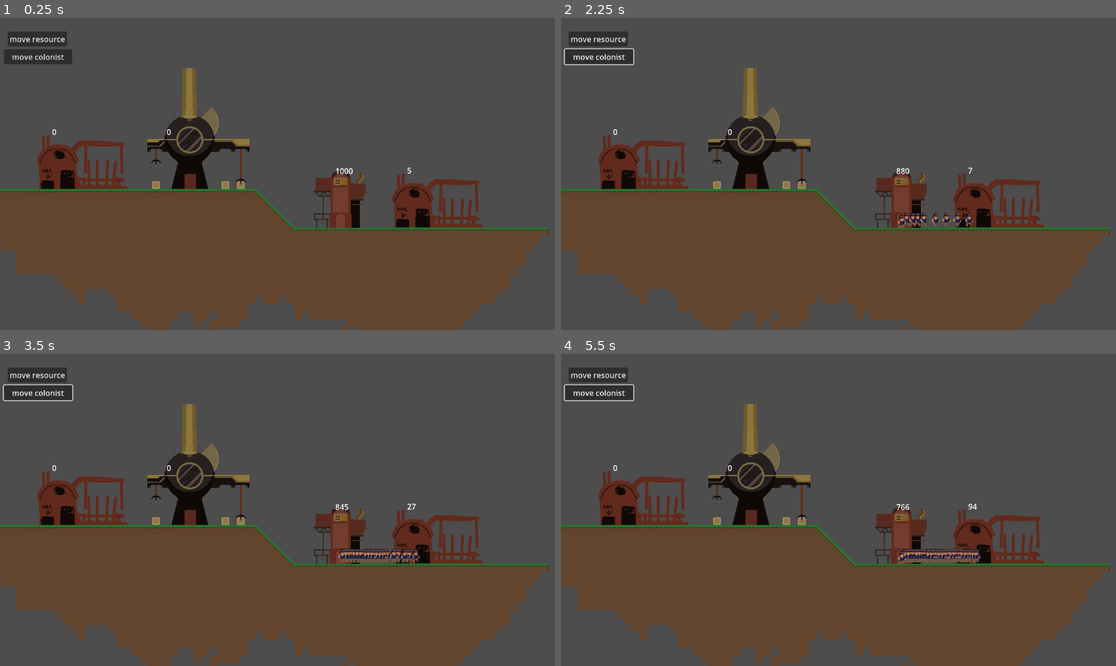
Above: before the commit, frames 1-4 (two rows, left to right).
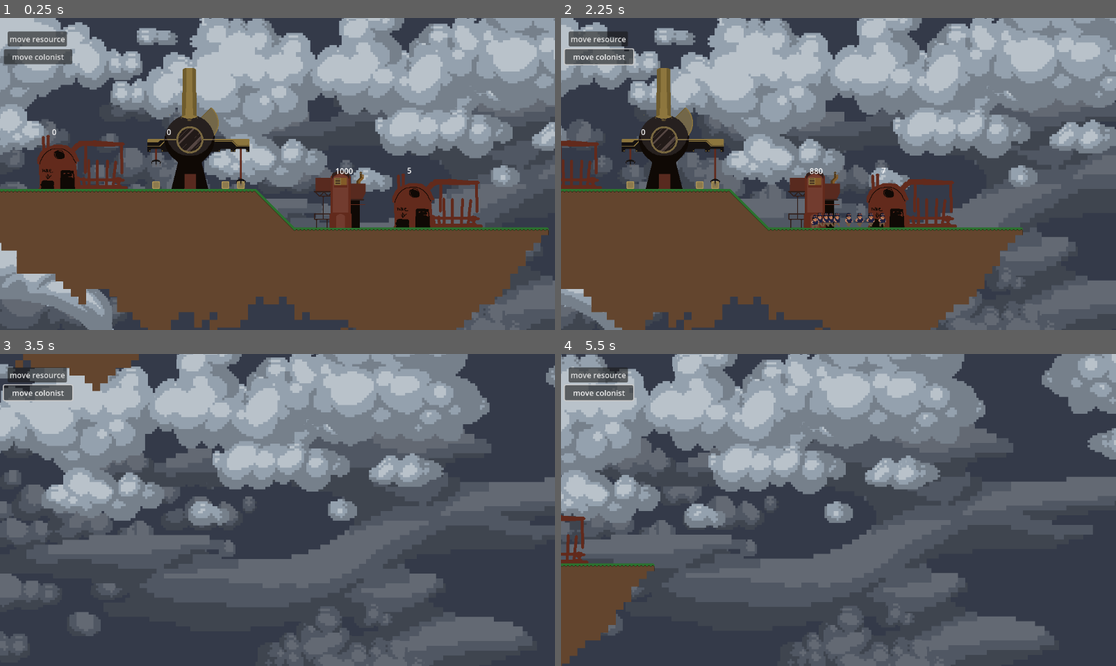
Above: after the commit, the same moments.

Repository: dethland/AFKGODOT
Game: Godot game, scene res://Build/Demos/Demo_1.tscn
Same seed, same stepped clock (60 frames per second), same inputs: the game is played once before the commit and once after it. This scene is started directly instead of the project's main scene.
Inputs (mouse positions are in pixels of both pictures, inside the frame that each line leads up to):
- Up to frame 1 (0.25 s): no input
- Up to frame 2 (2.25 s): click "move resource" at 0.5 s; click "move colonist" at 1.25 s; tap Enter (ui_accept) at 2 s; move the mouse to (960, 158) at 2.02 s; hold Right from 2.03 s (still down); click (960, 158) at 2.1 s
- Up to frame 3 (3.5 s): tap Enter (ui_accept) at 2.27, 3.02 s; move the mouse to (166, 525) at 2.77 s; release Right at 2.78 s; hold Down from 2.78 s (still down); click (166, 525) at 2.85 s
- Up to frame 4 (5.5 s): move the mouse to (894, 441) at 3.52 s; release Down at 3.53 s; hold Right 3.53-4.28 s; click (894, 441) at 3.6 s; move the mouse to (810, 572) at 4.27 s; hold Up 4.28-5.03 s; click (810, 572) at 4.35 s; tap Enter (ui_accept) at 4.52, 5.27 s; move the mouse to (1005, 556) at 5.02 s; hold Left from 5.03 s (still down); click (1005, 556) at 5.1 s

The runs differ from the first frame. In frame 1, 51% of the frame differs, in the area x 0-100%, y 0-100%; in frame 2, 66%; in frame 3, 89%; in frame 4, 88%.

Commit message:
Update Demo_1.tscn
Finish demo polish

Diff:
--- a/Game/Build/Demos/Demo_1.tscn
+++ b/Game/Build/Demos/Demo_1.tscn
@@ -6,8 +6,16 @@
 [ext_resource type="PackedScene" uid="uid://bovf7va0c1wh6" path="res://Scenes/Building/house.tscn" id="3_fedpq"]
 [ext_resource type="PackedScene" uid="uid://cbgr2wrlsmbkx" path="res://Scenes/Building/ore_quarry.tscn" id="4_u0dsw"]
 [ext_resource type="PackedScene" uid="uid://bv381m5fa70f4" path="res://Scenes/Building/refine_iron.tscn" id="5_ikhqi"]
+[ext_resource type="Script" path="res://Tests/Testing/move_camera.gd" id="7_f1ddq"]
+[ext_resource type="Texture2D" uid="uid://b1cd0ftknc83f" path="res://Asset/Placeholder/craftpix-net-374045-free-clouds-pixel-art-asset-pack/PNG/Clouds_gray/Shape4/cloud_shape4_1.png" id="8_lobw3"]
+[ext_resource type="Texture2D" uid="uid://cpdedkoj6py8h" path="res://Asset/Placeholder/craftpix-net-374045-free-clouds-pixel-art-asset-pack/PNG/Clouds_gray/Shape4/cloud_shape4_4.png" id="9_igxcm"]
+[ext_resource type="Texture2D" uid="uid://hrtdrylt10y4" path="res://Asset/Placeholder/craftpix-net-374045-free-clouds-pixel-art-asset-pack/PNG/Clouds_gray/Shape4/cloud_shape4_5.png" id="10_nlgna"]
+[ext_resource type="Texture2D" uid="uid://bsgix2sjmcljy" path="res://Asset/Placeholder/craftpix-net-374045-free-clouds-pixel-art-asset-pack/PNG/Clouds_gray/Shape5/cloud_shape5_2.png" id="11_61uc8"]
+[ext_resource type="Texture2D" uid="uid://3ihdo0qfda0s" path="res://Asset/Placeholder/craftpix-net-374045-free-clouds-pixel-art-asset-pack/PNG/Clouds_gray/Shape6/cloud_shape6_1.png" id="12_cfn58"]
+[ext_resource type="Texture2D" uid="uid://d0vfye2riyqbw" path="res://Asset/Placeholder/craftpix-net-374045-free-clouds-pixel-art-asset-pack/PNG/Clouds_gray/Shape1/cloud_shape1_1.png" id="13_3tlak"]
 
 [node name="Demo_1" type="Node2D"]
+texture_filter = 1
 script = ExtResource("1_taon3")
 
 [node name="TileMap" parent="." instance=ExtResource("1_p7cku")]
@@ -36,6 +44,7 @@
 
 [node name="Camera2D" type="Camera2D" parent="."]
 position = Vector2(221, 33)
+script = ExtResource("7_f1ddq")
 
 [node name="TM" type="Button" parent="Camera2D"]
 offset_left = -560.0
@@ -56,5 +65,110 @@
 [node name="SendResourceTimer" type="Timer" parent="."]
 wait_time = 5.0
 
+[node name="ParallaxBackground" type="ParallaxBackground" parent="."]
+
+[node name="ParallaxLayer4" type="ParallaxLayer" parent="ParallaxBackground"]
+z_index = 1
+texture_filter = 1
+motion_scale = Vector2(0.5, 0.5)
+motion_mirroring = Vector2(2300, 10)
+
+[node name="Polygon2D" type="Polygon2D" parent="ParallaxBackground/ParallaxLayer4"]
+z_index = -1000
+color = Color(0.207843, 0.227451, 0.290196, 1)
+polygon = PackedVector2Array(-1601, -561, -1655, 1549, 2152, 1491, 2063, -525)
+
+[node name="ParallaxLayer3" type="ParallaxLayer" parent="ParallaxBackground"]
+z_index = 1
+texture_filter = 1
+motion_scale = Vector2(0.3, 0.3)
+motion_mirroring = Vector2(2300, 10)
+
+[node name="CloudShape35" type="Sprite2D" parent="ParallaxBackground/ParallaxLayer3"]
+modulate = Color(0.537255, 0.541176, 0.568627, 1)
+z_as_relative = false
+position = Vector2(-404.5, 460.5)
+scale = Vector2(5, 5)
+texture = ExtResource("8_lobw3")
+
+[node name="CloudShape40" type="Sprite2D" parent="ParallaxBackground/ParallaxLayer3"]
+modulate = Color(0.537255, 0.541176, 0.568627, 1)
+z_as_relative = false
+position = Vector2(232, 353)
+scale = Vector2(5, 5)
+texture = ExtResource("11_61uc8")
+
+[node name="CloudShape41" type="Sprite2D" parent="ParallaxBackground/ParallaxLayer3"]
+modulate = Color(0.537255, 0.541176, 0.568627, 1)
+z_as_relative = false
+position = Vector2(766, 403)
+scale = Vector2(5, 10)
+texture = ExtResource("12_cfn58")
+
+[node name="CloudShape36" type="Sprite2D" parent="ParallaxBackground/ParallaxLayer3"]
+modulate = Color(0.537255, 0.541176, 0.568627, 1)
+z_as_relative = false
+position = Vector2(831.5, 618.5)
+scale = Vector2(5, 5)
+texture = ExtResource("9_igxcm")
+
+[node name="CloudShape37" type="Sprite2D" parent="ParallaxBackground/ParallaxLayer3"]
+modulate = Color(0.537255, 0.541176, 0.568627, 1)
+z_as_relative = false
+position = Vector2(831.5, 618.5)
+scale = Vector2(5, 5)
+texture = ExtResource("9_igxcm")
+
+[node name="CloudShape38" type="Sprite2D" parent="ParallaxBackground/ParallaxLayer3"]
+modulate = Color(0.537255, 0.541176, 0.568627, 1)
+z_as_relative = false
+position = Vector2(-474.5, 392.5)
+scale = Vector2(5, 5)
+texture = ExtResource("10_nlgna")
+
+[node name="ParallaxLayer2" type="ParallaxLayer" parent="ParallaxBackground"]
+z_index = 1
+texture_filter = 1
+motion_scale = Vector2(0.5, 0.5)
+motion_mirroring = Vector2(2300, 10)
+
+[node name="CloudShape35" type="Sprite2D" parent="ParallaxBackground/ParallaxLayer2"]
+z_as_relative = false
+position = Vector2(-444, -49)
+scale = Vector2(5, 5)
+texture = ExtResource("8_lobw3")
+
+[node name="CloudShape36" type="Sprite2D" parent="ParallaxBackground/ParallaxLayer2"]
+z_as_relative = false
+position = Vector2(792, 109)
+scale = Vector2(5, 5)
+texture = ExtResource("9_igxcm")
+
+[node name="CloudShape37" type="Sprite2D" parent="ParallaxBackground/ParallaxLayer2"]
+z_as_relative = false
+position = Vector2(792, 109)
+scale = Vector2(5, 5)
+texture = ExtResource("9_igxcm")
+
+[node name="CloudShape38" type="Sprite2D" parent="ParallaxBackground/ParallaxLayer2"]
+z_as_relative = false
+position = Vector2(-514, -117)
+scale = Vector2(5, 5)
+texture = ExtResource("10_nlgna")
+
+[node name="CloudShape39" type="Sprite2D" parent="ParallaxBackground/ParallaxLayer2"]
+z_as_relative = false
+position = Vector2(614, 13)
+scale = Vector2(5, 5)
+texture = ExtResource("8_lobw3")
+flip_h = true
+
+[node name="CloudShape40" type="Sprite2D" parent="ParallaxBackground/ParallaxLayer2"]
+z_as_relative = false
+position = Vector2(-243, 784)
+scale = Vector2(4, 4)
+texture = ExtResource("13_3tlak")
+flip_h = true
+
 [connection signal="pressed" from="Camera2D/TM" to="." method="_on_button_pressed"]
 [connection signal="pressed" from="Camera2D/CM" to="." method="_on_button_2_pressed"]
Not shown: 1 places in Game/Build/Demos/Demo_1.tscn that only renumber resources
